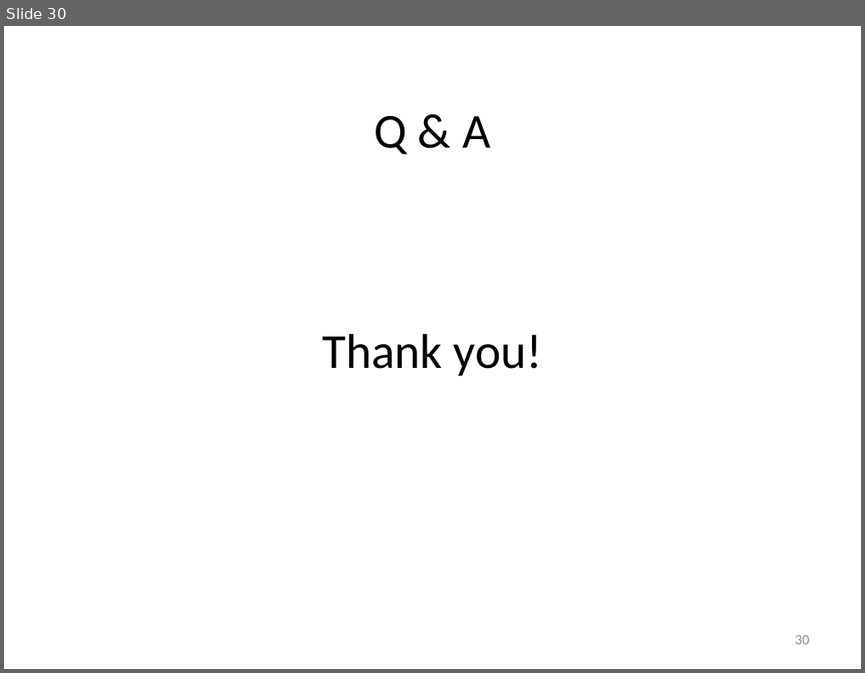
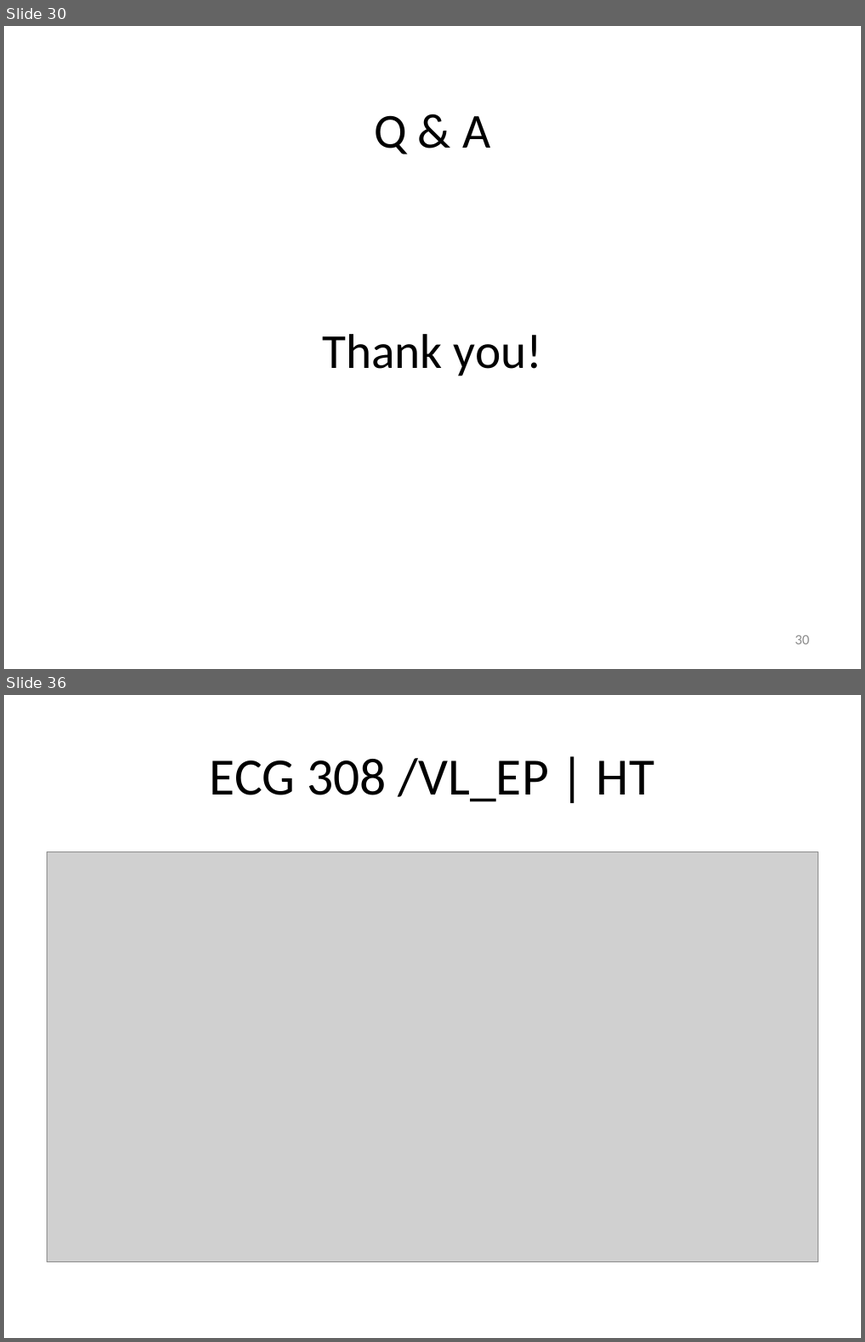
Before and after one commit to vyngo/caohoc-project-name, a slide deck: Report/pre.pptx. Shown one above the other, each under a label of ours: slide 30 before the commit, slides 30 and 36 after it; the slides between them are not shown. The pictures are 865x673 and 865x1342 pixels, drawn with LibreOffice and Linux fonts; fonts in the diff are those of the drawing; grey boxes stand for pictures. Boxes give left, top, right and bottom in pixels: in the first picture for what was removed or moved away, otherwise in the second. Text is boxed around its words. In the diff, an @@ line names an element or a change of style, - is before the commit and + after.

```diff
--- a/Report/pre.pptx
+++ b/Report/pre.pptx
@@ slide 36 added at [4,695,861,1338], background #FFFFFF @@
@@ title added at [210,758,654,802], 44 pt, text #000000 @@
+ECG 308 /VL_EP | HT
@@ picture added at [46,851,818,1261] @@
```
Also in this commit, not shown: 1 slide changed, 27 other slides added.
